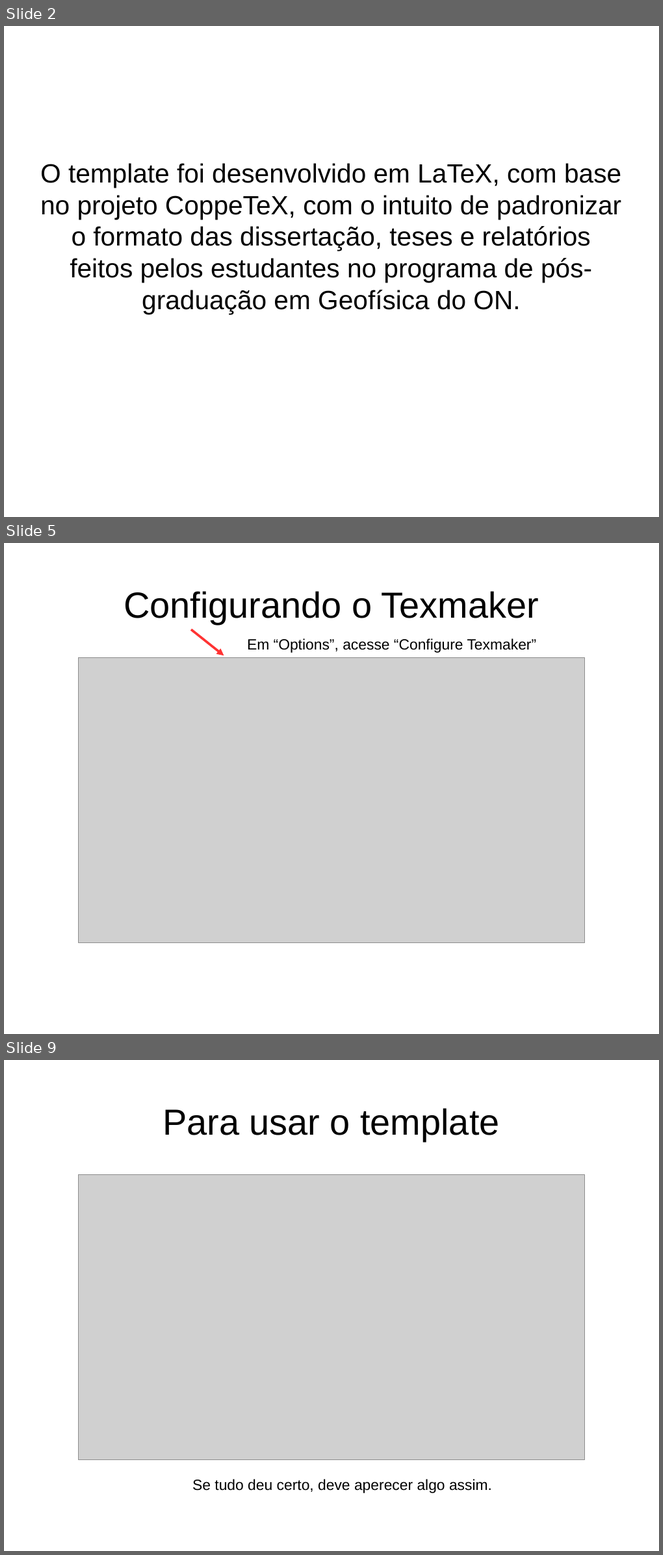
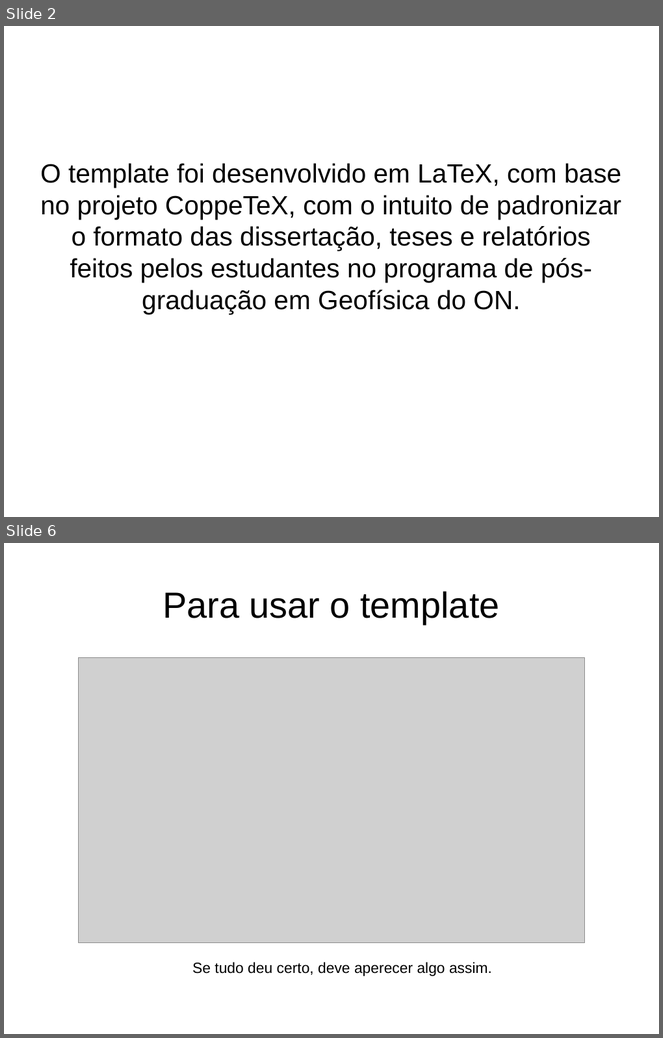
Before and after one commit to birocoles/Templates-geofisica-ON, a slide deck: Tutorial/tutorial_basico.odp. Shown one above the other, each under a label of ours: slides 2, 5 and 9 before the commit, slides 2 and 6 after it; the slides between them are not shown. The pictures are 663x1555 and 663x1038 pixels, drawn with LibreOffice and Linux fonts; fonts in the diff are those of the drawing; grey boxes stand for pictures. Boxes give left, top, right and bottom in pixels: in the first picture for what was removed or moved away, otherwise in the second. Text is boxed around its words. In the diff, an @@ line names an element or a change of style, - is before the commit and + after.

```diff
--- a/Tutorial/tutorial_basico.odp
+++ b/Tutorial/tutorial_basico.odp
@@ slide 5 removed at (4, 543, 659, 1034), background #FFFFFF @@
@@ title removed at (124, 591, 539, 624) @@
-Configurando o Texmaker
@@ arrow removed from (191, 630) to (224, 655) @@
@@ text removed at (247, 639, 537, 653) @@
-Em “Options”, acesse “Configure Texmaker”
@@ picture removed at (78, 658, 585, 943) @@
@@ what was slide 9 is now slide 6 @@
```
Also in this commit, not shown: 12 slides changed, 1 slide added, 2 other slides removed, 3 other files.
